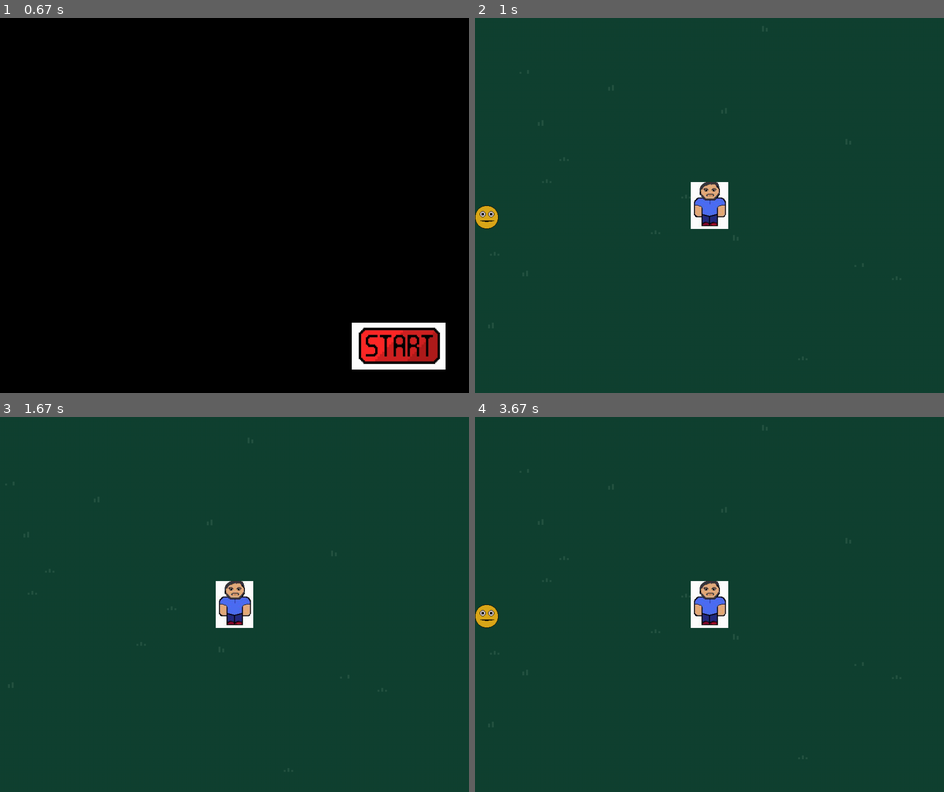
Above: before the commit, frames 1-4 (two rows, left to right).
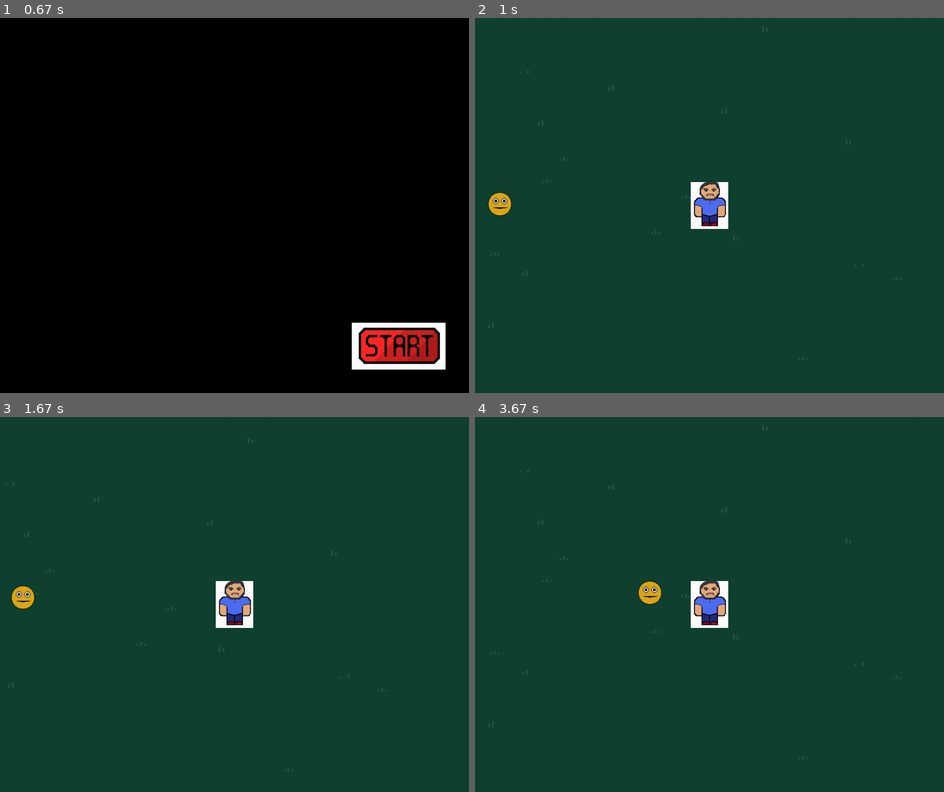
Above: after the commit, the same moments.

Repository: Juwek/pygame-project
Game: pygame game, started from main.py
Same seed, same stepped clock (60 frames per second), same inputs: the game is played once before the commit and once after it.
Inputs (mouse positions are in pixels of both pictures, inside the frame that each line leads up to):
- Up to frame 1 (0.67 s): click (234, 205) at 0.38 s
- Up to frame 2 (1 s): click (873, 348) at 0.72 s
- Up to frame 3 (1.67 s): hold D 1-1.47 s; move the mouse to (384, 593) at 1.03 s; hold W from 1.5 s (still down)
- Up to frame 4 (3.67 s): release W at 1.8 s; hold D 1.83-2.3 s; hold A 2.33-2.87 s; hold S 2.9-3.2 s; hold A 3.23-3.63 s

Frame 1 is identical in both runs. In frame 2, 0.5% of the frame differs, in the area x 0-8%, y 46-57%; in frame 3, 0.2%; in frame 4, 0.5%, in the area x 0-40%, y 43-57%.

Commit message:
Анекдот: Справедливость — это когда у негра синяки белого цвета.

Diff:
--- a/Scripts/Enemy.py
+++ b/Scripts/Enemy.py
@@ -9,17 +9,24 @@
         self.rect = self.image.get_rect()
         self.x = start_pos[0]
         self.y = start_pos[1]
-        self.speed = 1.5
+        self.speed = 2
 
     def draw(self, player_pos, player_rect):
         self.rect.x = self.x - player_pos[0]
         self.rect.y = self.y - player_pos[1]
         self.player_rect_x = player_rect[0]
         self.player_rect_y = player_rect[1]
+        self.player_rect = player_rect
 
     def update(self):
-        """Передвижение врага к игроку, сравнивая их rect
-            и меняя значения self.x/y"""
-        pass
+        if self.rect.x < self.player_rect_x:
+            self.x += self.speed
+        if self.rect.x > self.player_rect_x:
+            self.x -= self.speed
+        if self.rect.y < self.player_rect_y:
+            self.y += self.speed
+        if self.rect.y > self.player_rect_y:
+            self.y -= self.speed
 
-    """Нужно добавить фунцию столкновения rect врага и rect игрока"""
+    def check_colliders(self, player_rect):
+        return pygame.rect.colliderect(self.player_rect)
--- a/main.py
+++ b/main.py
@@ -13,7 +13,7 @@
     global state, game
     clock = pygame.time.Clock()
     play_button = Button("pictures/button1.png", WIDTH / 2 - 250, HEIGHT / 2 - 125,
-                          500, 250, group)
+                         500, 250, group)
 
     running = True
     while running:
@@ -35,7 +35,7 @@
     global state, game
     clock = pygame.time.Clock()
     start_button = Button("pictures/button2.png", WIDTH - 250, HEIGHT - 150,
-                         200, 100, group)
+                          200, 100, group)
 
     running = True
     while running:
